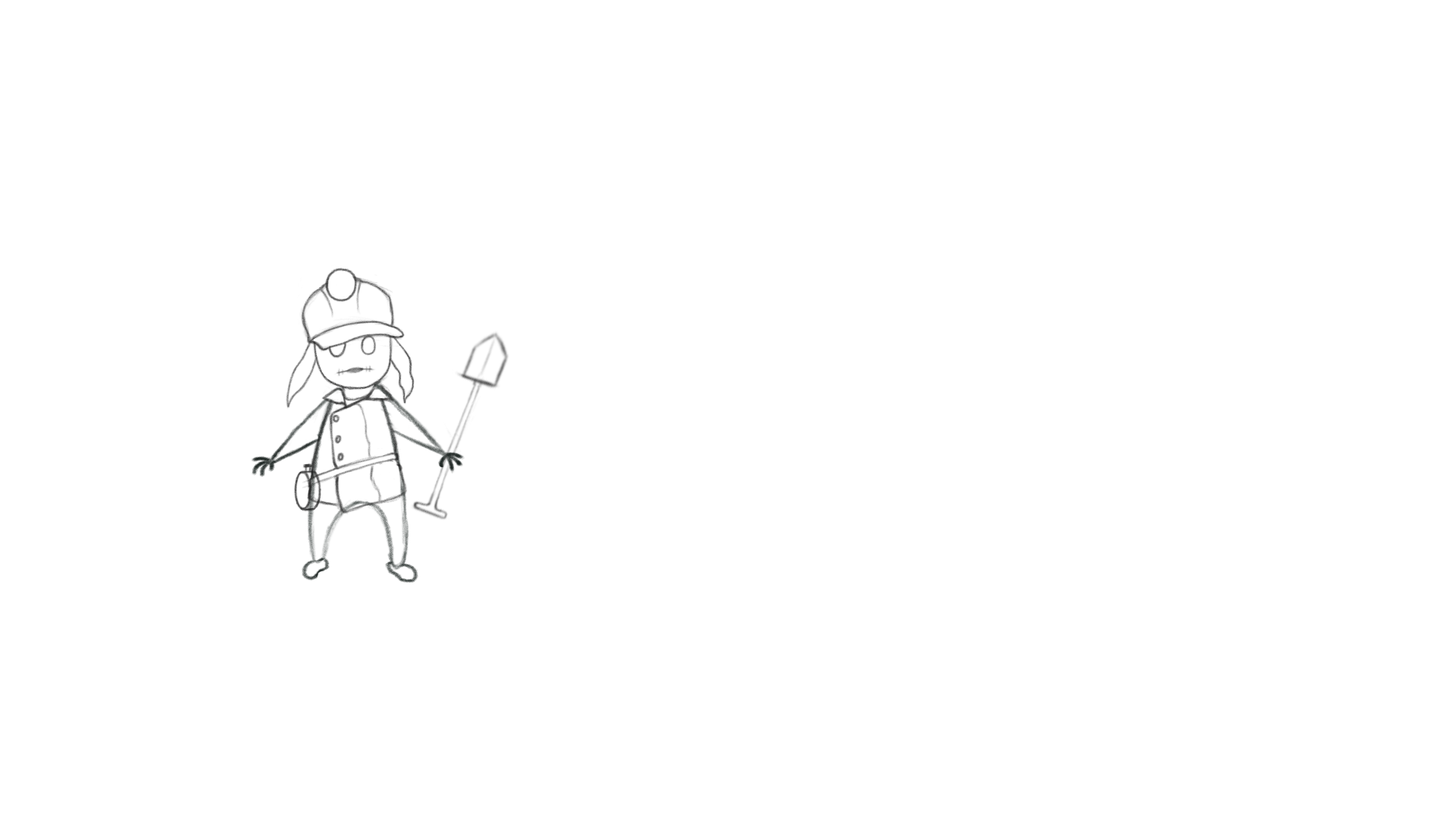
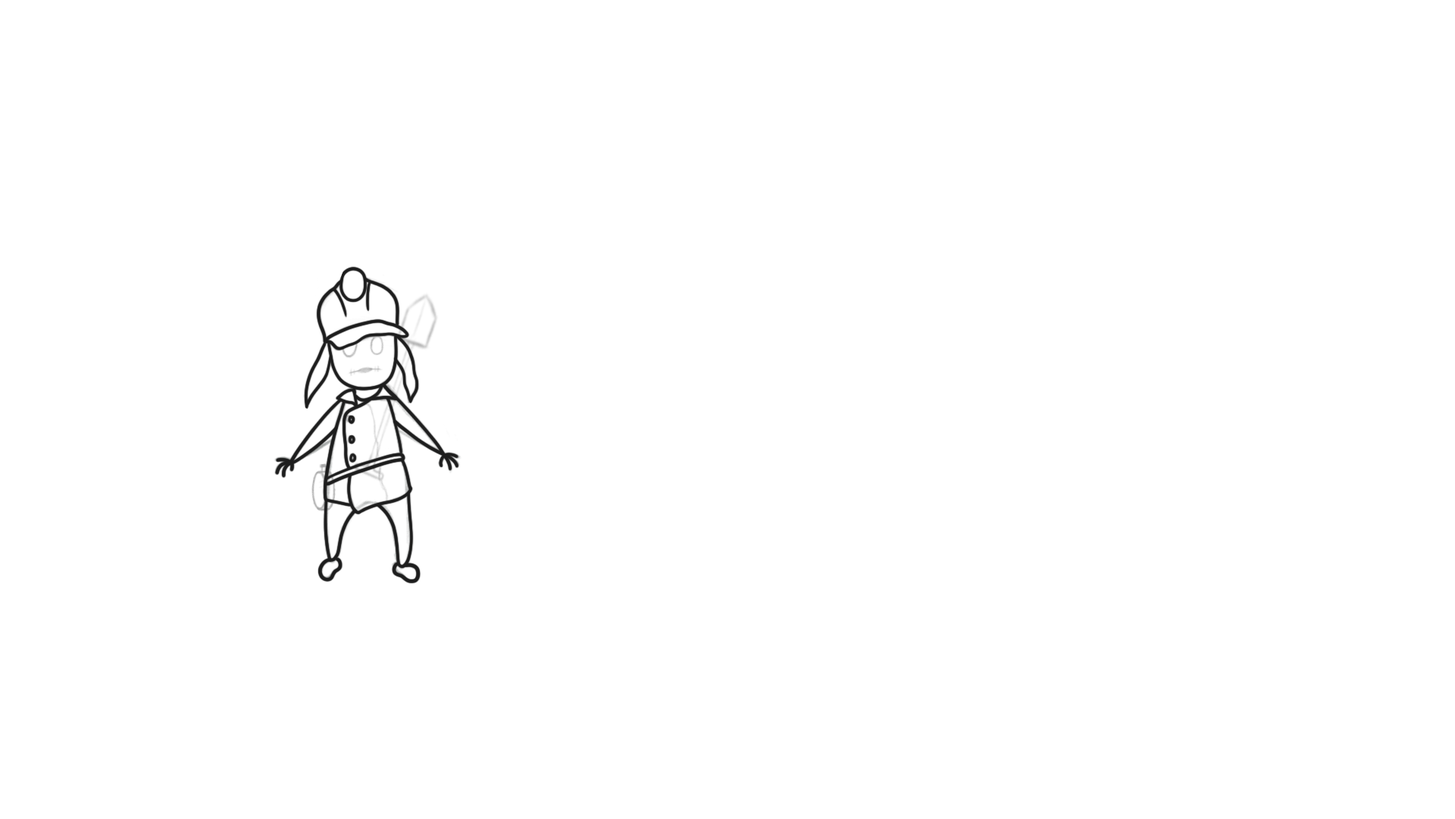
Before/after of a w=1455, h=819 layered artwork. What changed in the layer stack:
added group "Group 3" with 18 layers above "Group 2" over (x1=269, y1=266, x2=510, y2=584)
added layer "Layer 22" in group "Group 3" over (x1=317, y1=491, x2=422, y2=584)
added layer "Layer 21" in group "Group 3" over (x1=274, y1=387, x2=461, y2=479)
added layer "Layer 19" in group "Group 3" over (x1=303, y1=266, x2=420, y2=410)
added layer "Layer 20" in group "Group 3" over (x1=322, y1=382, x2=414, y2=515)
added group "Group 2 copy" (44%) with 7 layers in group "Group 3" over (x1=273, y1=266, x2=463, y2=583)
added layer "Layer 18" (1st of 2, in "Group 3" › "Group 2 copy") in group "Group 2 copy" over (x1=350, y1=291, x2=439, y2=483)
added layer "Layer 15" (1st of 2, in "Group 3" › "Group 2 copy") in group "Group 2 copy" over (x1=314, y1=266, x2=409, y2=354)
added layer "Layer 17" (1st of 2, in "Group 3" › "Group 2 copy") in group "Group 2 copy" over (x1=311, y1=471, x2=327, y2=511)
added layer "Layer 12" (1st of 2, in "Group 3" › "Group 2 copy") in group "Group 2 copy" over (x1=311, y1=463, x2=337, y2=513)
added layer "Layer 10" (1st of 2, in "Group 3" › "Group 2 copy") in group "Group 2 copy" over (x1=318, y1=382, x2=412, y2=517)
added layer "Layer 16" (1st of 2, in "Group 3" › "Group 2 copy") in group "Group 2 copy" over (x1=303, y1=285, x2=418, y2=410)
added layer "Layer 1 copy" (1st of 2, in "Group 3" › "Group 2 copy") in group "Group 2 copy" over (x1=273, y1=325, x2=463, y2=583)
hid group "Group 2" (7 layers), opacity 100% → 30% over (x1=250, y1=266, x2=510, y2=583)
